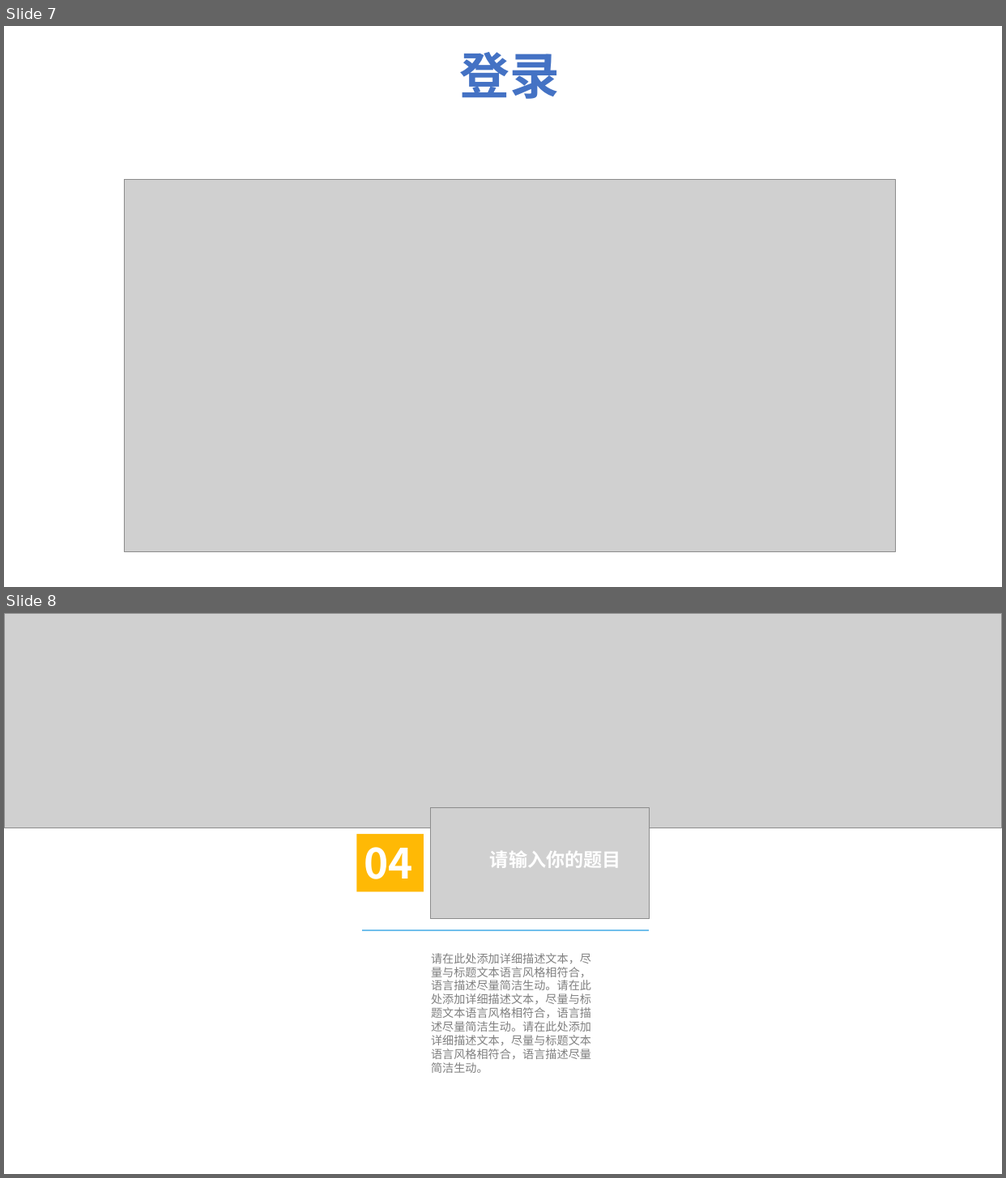
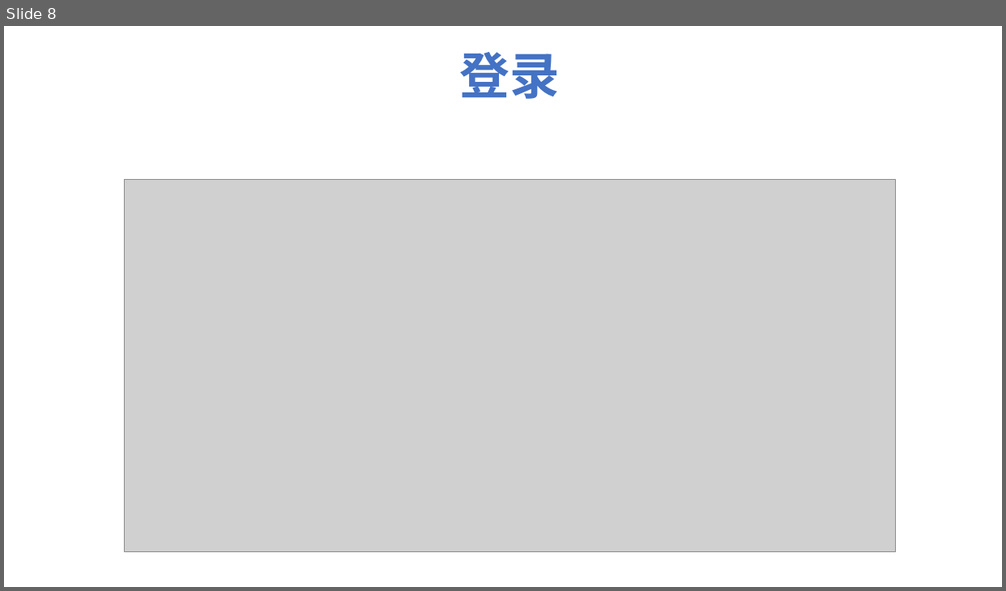
Before and after one commit to HolyShiftt/teach, a slide deck: document/中期答辩.pptx. Shown one above the other, each under a label of ours: slides 7 and 8 before the commit, slide 8 after it. The pictures are 1006x1178 and 1006x591 pixels, drawn with LibreOffice and Linux fonts; fonts in the diff are those of the drawing; grey boxes stand for pictures; background and template pictures are left out. Boxes give left, top, right and bottom in pixels: in the first picture for what was removed or moved away, otherwise in the second. Text is boxed around its words. In the diff, an @@ line names an element or a change of style, - is before the commit and + after.

```diff
--- a/document/中期答辩.pptx
+++ b/document/中期答辩.pptx
@@ slide 8 removed at <box>4,613,1002,1174</box>, background picture (left out) @@
@@ picture removed at <box>4,613,1002,828</box> @@
@@ picture removed at <box>431,807,650,918</box> @@
@@ rectangle removed at <box>356,834,424,892</box> @@
-04
@@ text removed at <box>490,851,621,868</box> @@
-请输入你的题目
@@ line removed from (363, 931) to (650, 931) @@
@@ text removed at <box>431,953,591,1073</box> @@
-请在此处添加详细描述文本，尽量与标题文本语言风格相符合，语言描述尽量简洁生动。请在此处添加详细描述文本，尽量与标题文本语言风格相符合，语言描述尽量简洁生动。请在此处添加详细描述文本，尽量与标题文本语言风格相符合，语言描述尽量简洁生动。
@@ what was slide 7 is now slide 8 @@
```
Also in this commit, not shown: 2 slides changed, 8 slides added, 2 other slides removed, 4 other files.
